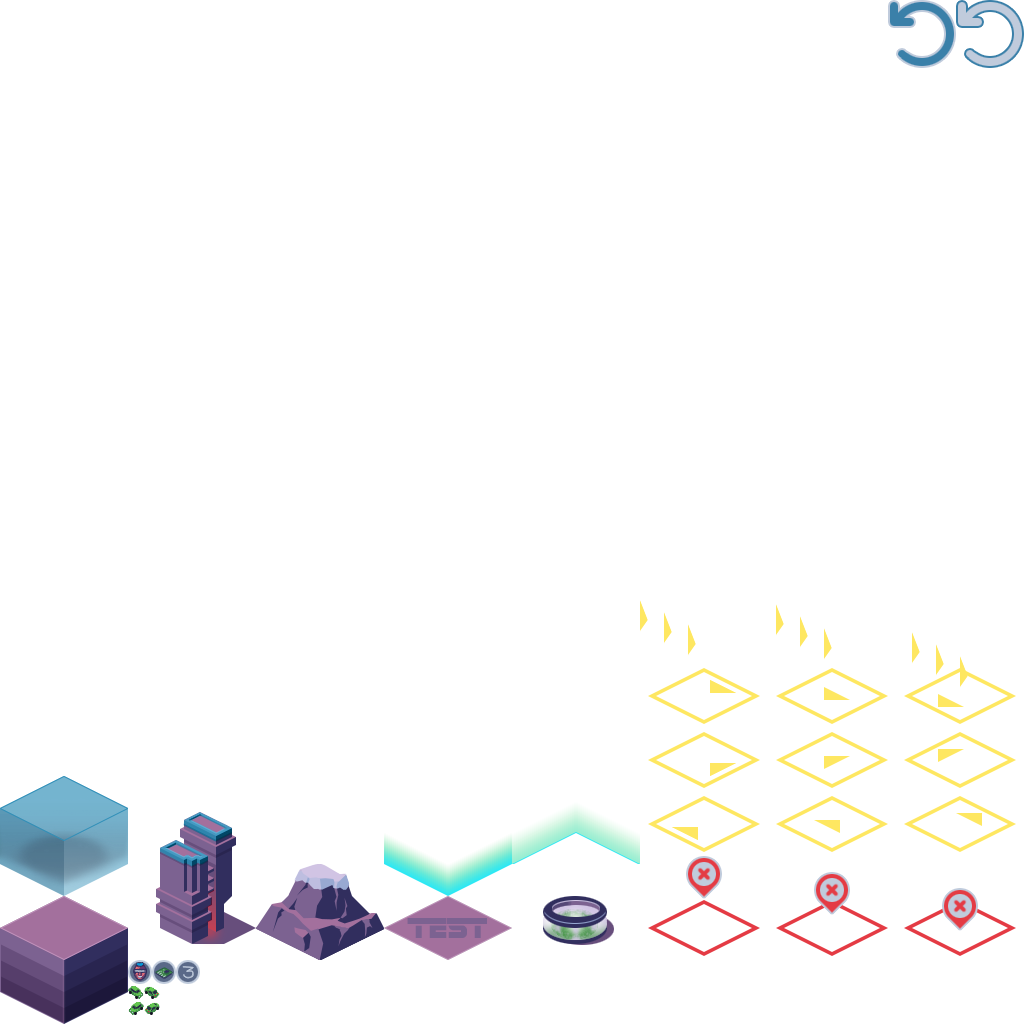
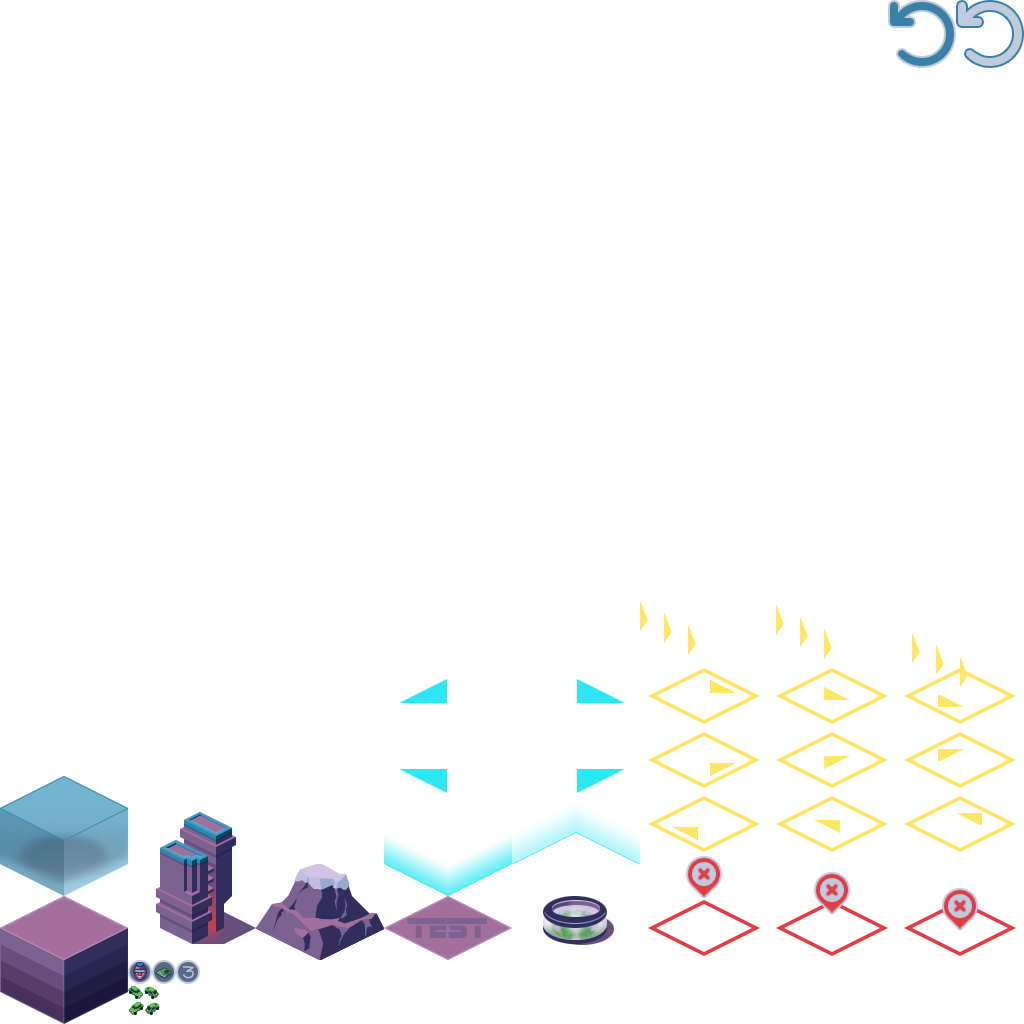
The second 1024 x 1024 image is a revision of the first. Changes to its layers:
added layer "arrow SW" in group "Arrow Hologram" over [577, 679, 625, 703]
added layer "arrow SE" in group "Arrow Hologram" over [399, 679, 447, 703]
added layer "arrow NW" in group "Arrow Hologram" over [577, 769, 625, 793]
added layer "arrow NE" in group "Arrow Hologram" over [399, 769, 447, 793]
hid "Layer 56" over [384, 833, 512, 895]
hid "Layer 56 copy 2" over [512, 803, 640, 864]
